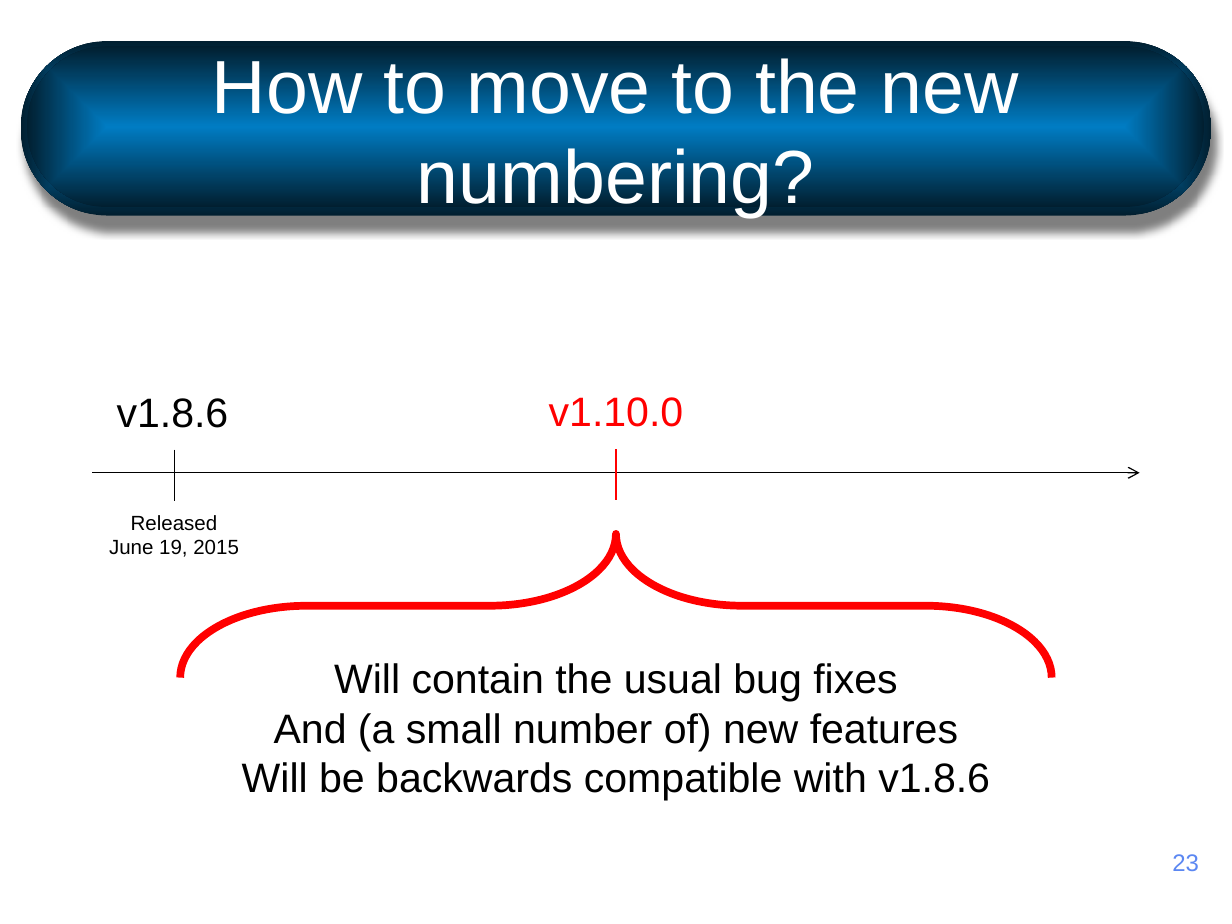
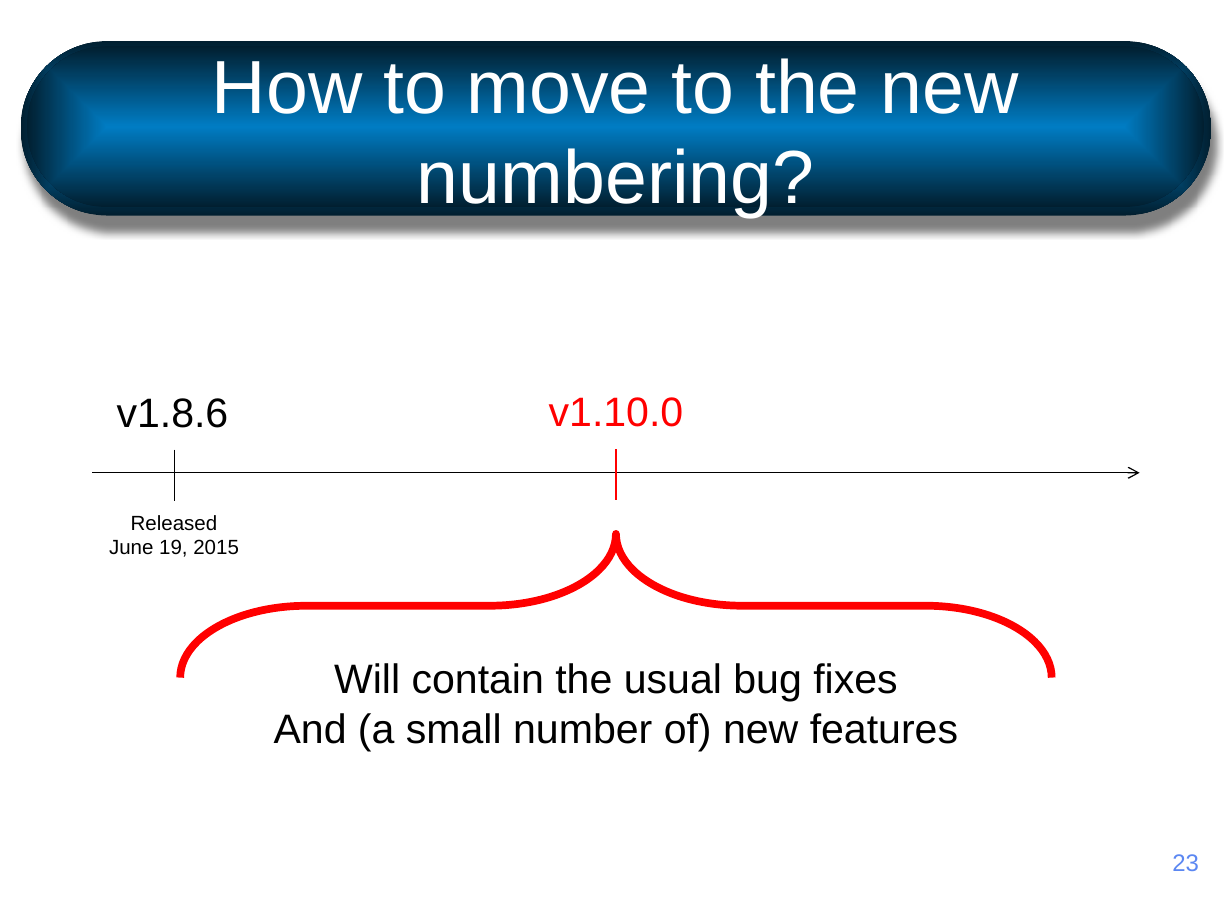
Before and after one commit to open-mpi/ompi-www, a slide deck: slide 23 of papers/versioning-update-2015/ompi-new-version-numbers-for-end-users.pptx. Drawn at 1232x924 pixels with LibreOffice and Linux fonts; fonts in the diff are those of the drawing; background and template pictures are left out. Boxes give left, top, right and bottom in pixels: in the first picture for what was removed or moved away, otherwise in the second. Text is boxed around its words. In the diff, an @@ line names an element or a change of style, - is before the commit and + after.

Commit message:
Update 1 slide
Former-commit-id: 51bf5d40c82038b1364588c6fe5153aee4f84ff5

```diff
--- a/papers/versioning-update-2015/ompi-new-version-numbers-for-end-users.pptx
+++ b/papers/versioning-update-2015/ompi-new-version-numbers-for-end-users.pptx
@@ text "Will contain the usual bug ...": place and size @@
-text "Will contain the usual bug ..." at (242, 663, 990, 800)
+text "Will contain the usual bug ..." at (274, 663, 958, 751)
@@ text at (242, 762, 990, 800): paragraph removed @@
-Will be backwards compatible with v1.8.6
```
Also in this commit, not shown: 1 other file.
